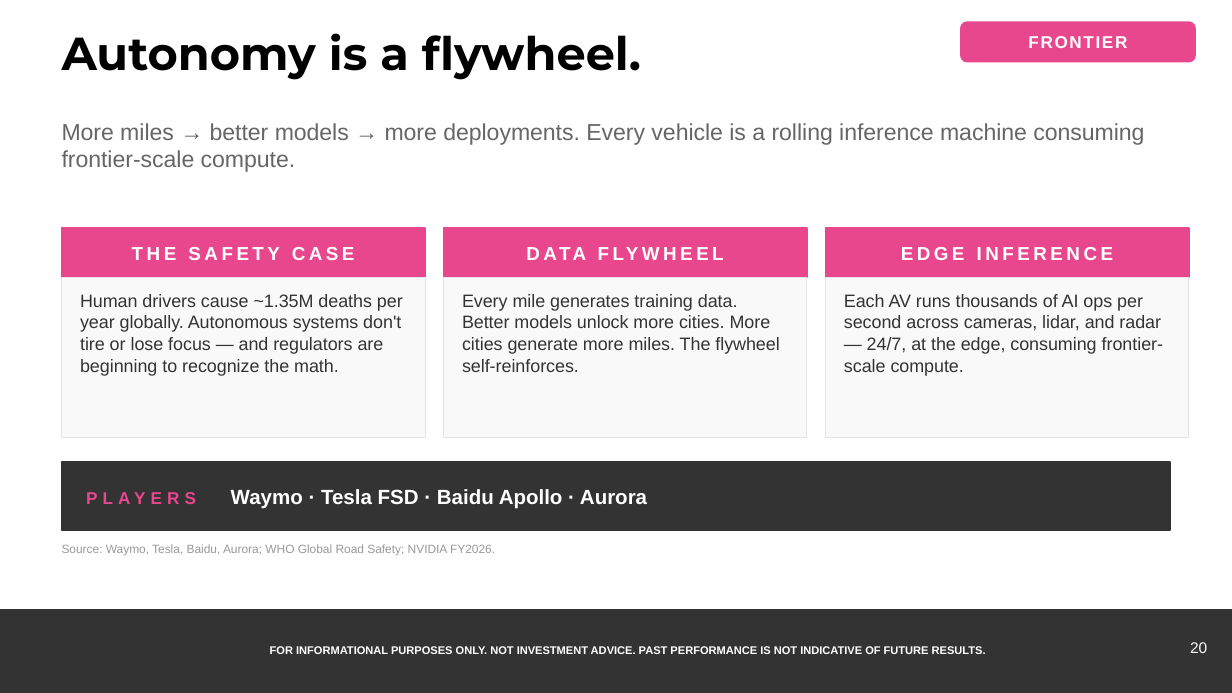
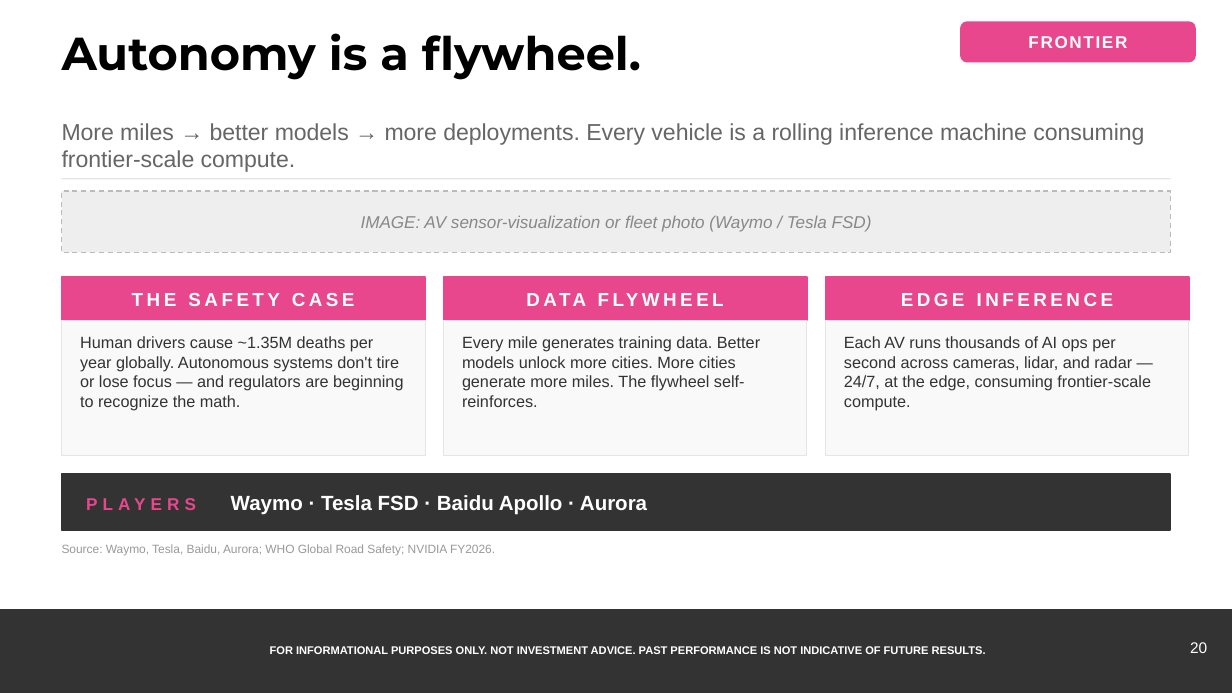
Before and after one commit to samuelcmcclellan-cell/ai-markets-deck, a slide deck: slide 20 of ai-markets-deck.pptx. Drawn at 1232x693 pixels with LibreOffice and Linux fonts; fonts in the diff are those of the drawing. Boxes give left, top, right and bottom in pixels: in the first picture for what was removed or moved away, otherwise in the second. Text is boxed around its words. In the diff, an @@ line names an element or a change of style, - is before the commit and + after.

```diff
--- a/ai-markets-deck.pptx
+++ b/ai-markets-deck.pptx
@@ line added from (62, 179) to (1170, 179), #E5E5E5 0.75 pt @@
@@ rectangle added at [62,191,1170,253], fill #EEEEEE, outline #BBBBBB 0.75 pt dashed @@
@@ text added at [361,215,872,232], 10 pt, text #888888, italic @@
+IMAGE: AV sensor-visualization or fleet photo (Waymo / Tesla FSD)
@@ text "THE SAFETY CASE": place and size @@
-text "THE SAFETY CASE" at [132,247,355,260]
+text "THE SAFETY CASE" at [132,293,355,306]
@@ rectangle: place and size @@
-rectangle at [62,228,425,277]
+rectangle at [62,277,425,320]
@@ text "DATA FLYWHEEL" rewrapped from [444,228,807,277] to [444,277,807,320] @@
@@ rectangle: place and size @@
-rectangle at [444,228,807,277]
+rectangle at [444,277,807,320]
@@ text "EDGE INFERENCE": place and size @@
-text "EDGE INFERENCE" at [901,247,1113,260]
+text "EDGE INFERENCE" at [901,293,1113,306]
@@ rectangle: place and size @@
-rectangle at [825,228,1189,277]
+rectangle at [825,277,1189,320]
@@ rectangle: place and size @@
-rectangle at [62,277,425,437]
+rectangle at [62,320,425,456]
@@ rectangle: place and size @@
-rectangle at [444,277,807,437]
+rectangle at [444,320,807,456]
@@ rectangle: place and size @@
-rectangle at [825,277,1189,437]
+rectangle at [825,320,1189,456]
@@ text "Human drivers cause ~1.35M deaths ...": place and size @@
-text "Human drivers cause ~1.35M deaths ..." at [80,294,403,376]
+text "Human drivers cause ~1.35M deaths ..." at [80,336,403,411]
@@ text "Every mile generates training data. ...": place and size @@
-text "Every mile generates training data. ..." at [462,294,779,372]
+text "Every mile generates training data. ..." at [462,336,760,407]
@@ size 10.5 to 9.5 pt in 3 elements at [80,336,403,411], [462,336,760,407], [844,336,1151,411] @@
@@ text "Each AV runs thousands of ...": place and size @@
-text "Each AV runs thousands of ..." at [844,294,1163,376]
+text "Each AV runs thousands of ..." at [844,336,1151,411]
@@ rectangle: place and size @@
-rectangle at [62,462,1170,530]
+rectangle at [62,474,1170,530]
@@ text "PLAYERS Waymo · Tesla FSD ...": place and size @@
-text "PLAYERS Waymo · Tesla FSD ..." at [231,489,647,509]
+text "PLAYERS Waymo · Tesla FSD ..." at [231,495,647,515]
```
Also in this commit, not shown: 20 other slides changed, 23 other files.
